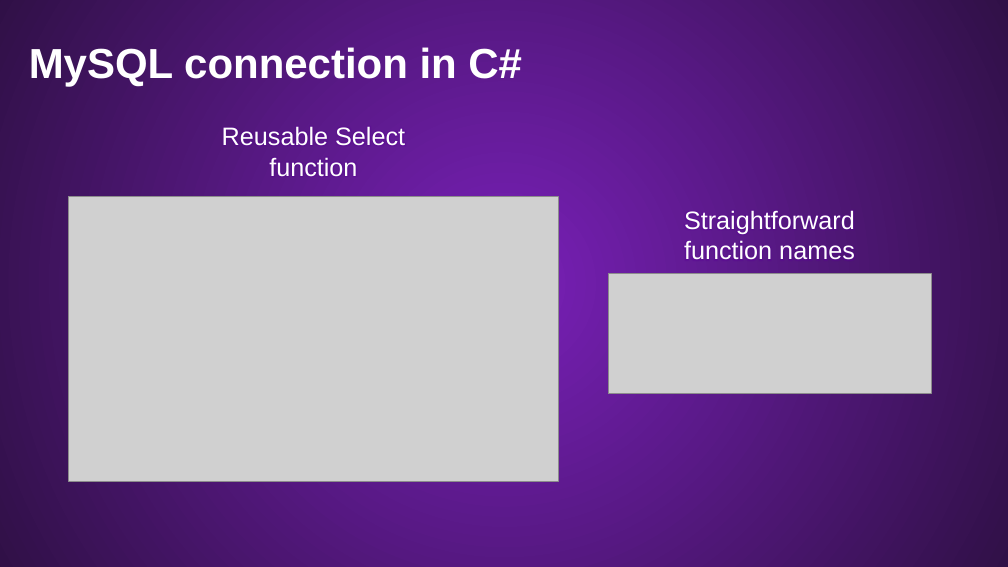
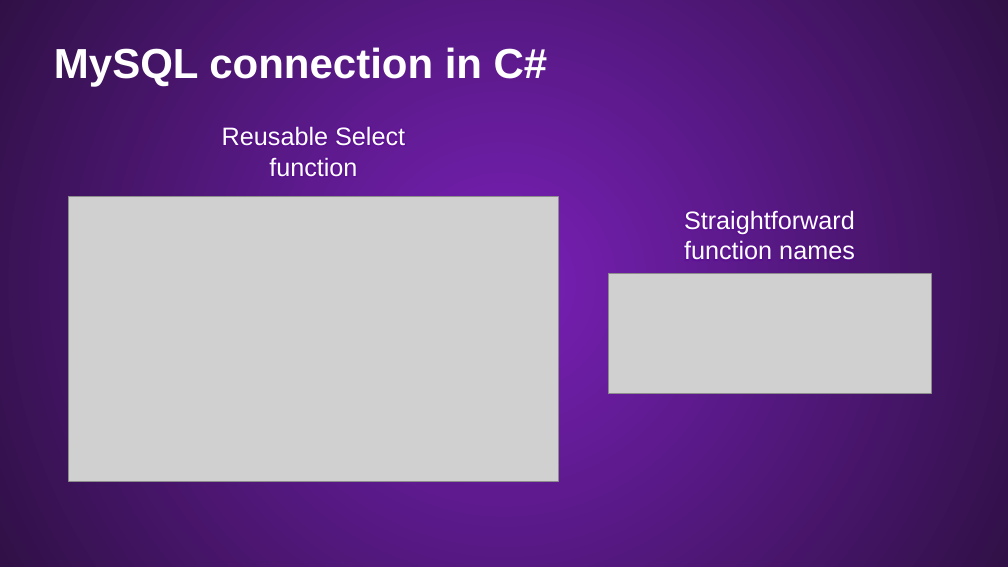
Before and after one commit to Palacsinta002/LMS, a slide deck: slide 28 of Presentation/LMS Presentation.pptx (slide 20 before the commit). Drawn at 1008x567 pixels with LibreOffice and Linux fonts; fonts in the diff are those of the drawing; grey boxes stand for pictures; background and template pictures are left out. Boxes give left, top, right and bottom in pixels: in the first picture for what was removed or moved away, otherwise in the second. Text is boxed around its words. In the diff, an @@ line names an element or a change of style, - is before the commit and + after.

```diff
--- a/Presentation/LMS Presentation.pptx
+++ b/Presentation/LMS Presentation.pptx
@@ text "MySQL connection in C#" moved from (x1=29, y1=47, x2=522, y2=86) to (x1=54, y1=47, x2=548, y2=86) @@
```
Also in this commit, not shown: 6 other slides changed, 9 slides added, 1 slide removed.
